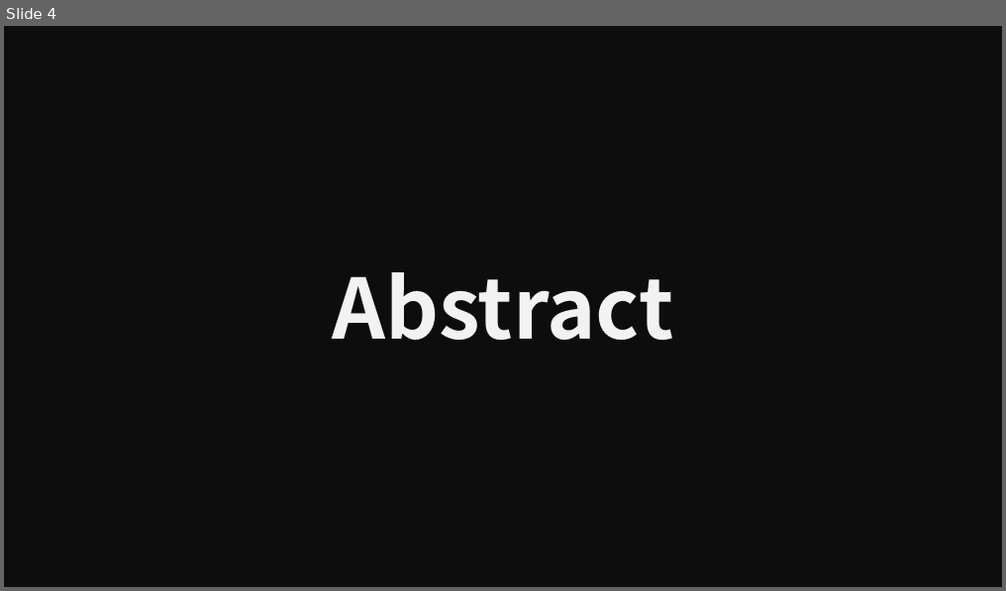
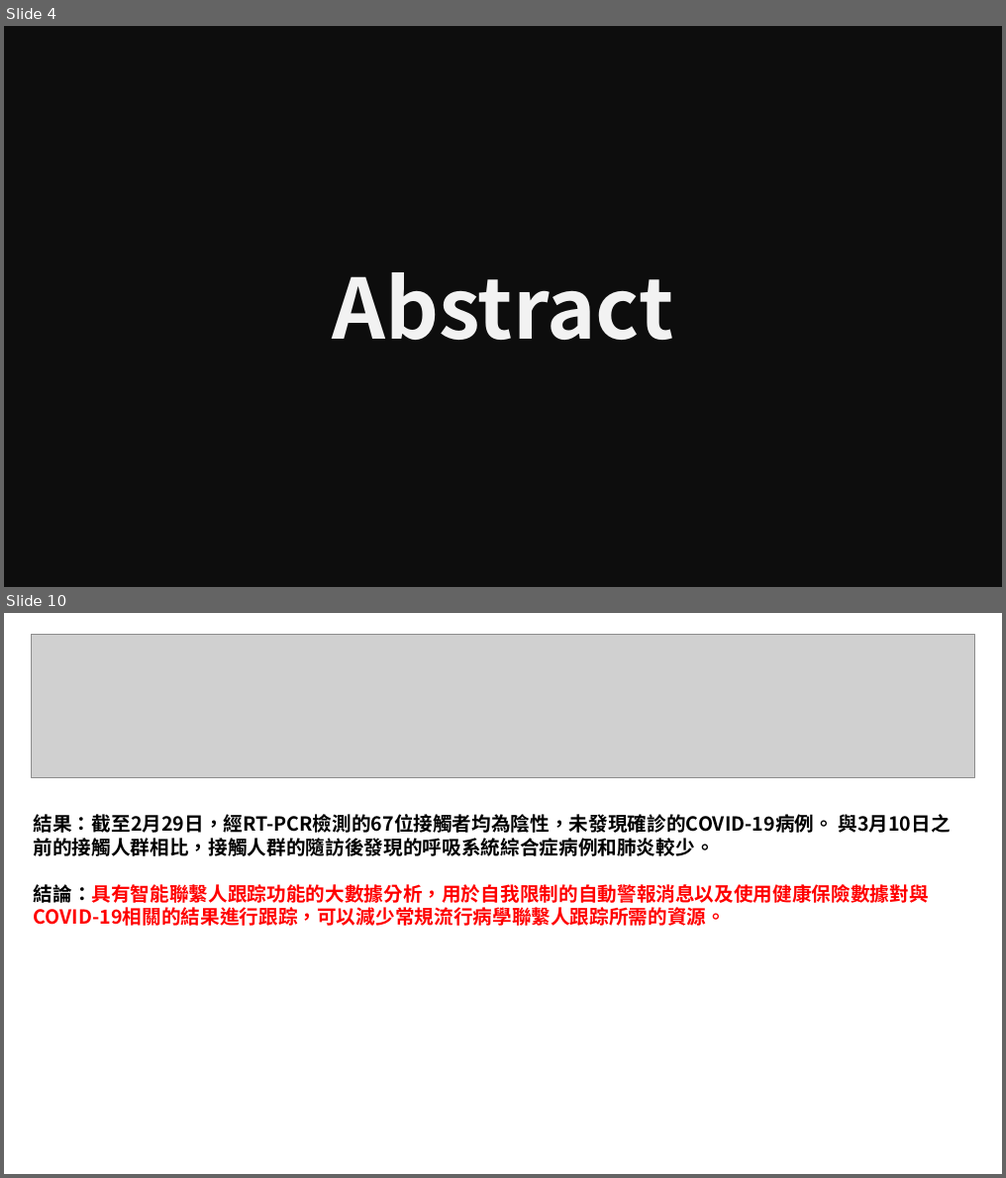
Before and after one commit to littlefish0331/thesis_study, a slide deck: 02_covid19_track/書報討論_COVID19_track_tw.pptx. Shown one above the other, each under a label of ours: slide 4 before the commit, slides 4 and 10 after it; the slides between them are not shown. The pictures are 1006x591 and 1006x1178 pixels, drawn with LibreOffice and Linux fonts; fonts in the diff are those of the drawing; grey boxes stand for pictures. Boxes give left, top, right and bottom in pixels: in the first picture for what was removed or moved away, otherwise in the second. Text is boxed around its words. In the diff, an @@ line names an element or a change of style, - is before the commit and + after.

```diff
--- a/02_covid19_track/書報討論_COVID19_track_tw.pptx
+++ b/02_covid19_track/書報討論_COVID19_track_tw.pptx
@@ slide 10 added at (x1=4, y1=613, x2=1002, y2=1174), background #FFFFFF @@
@@ picture added at (x1=32, y1=634, x2=975, y2=777) @@
@@ text added at (x1=34, y1=814, x2=949, y2=926), 14 pt, text #000000, bold @@
+結果：截至2月29日，經RT-PCR檢測的67位接觸者均為陰性，未發現確診的COVID-19病例。 與3月10日之前的接觸人群相比，接觸人群的隨訪後發現的呼吸系統綜合症病例和肺炎較少。
+結論：具有智能聯繫人跟踪功能的大數據分析，用於自我限制的自動警報消息以及使用健康保險數據對與COVID-19相關的結果進行跟踪，可以減少常規流行病學聯繫人跟踪所需的資源。
```
Also in this commit, not shown: 3 slides changed, 23 other slides added, 1 slide removed.
